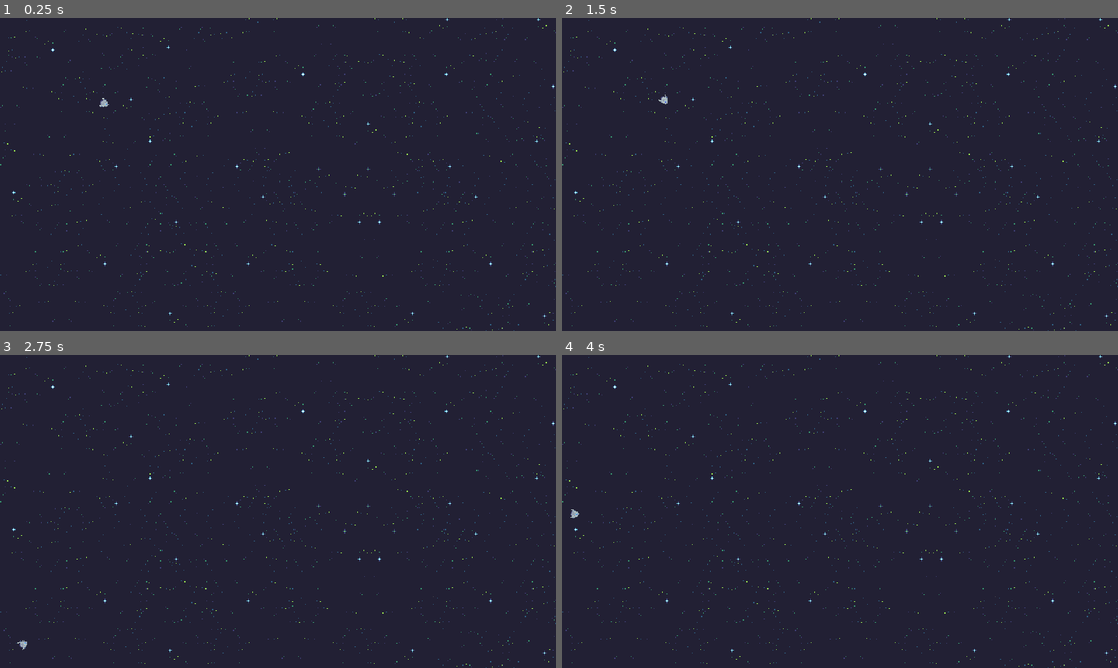
Above: before the commit, frames 1-4 (two rows, left to right).
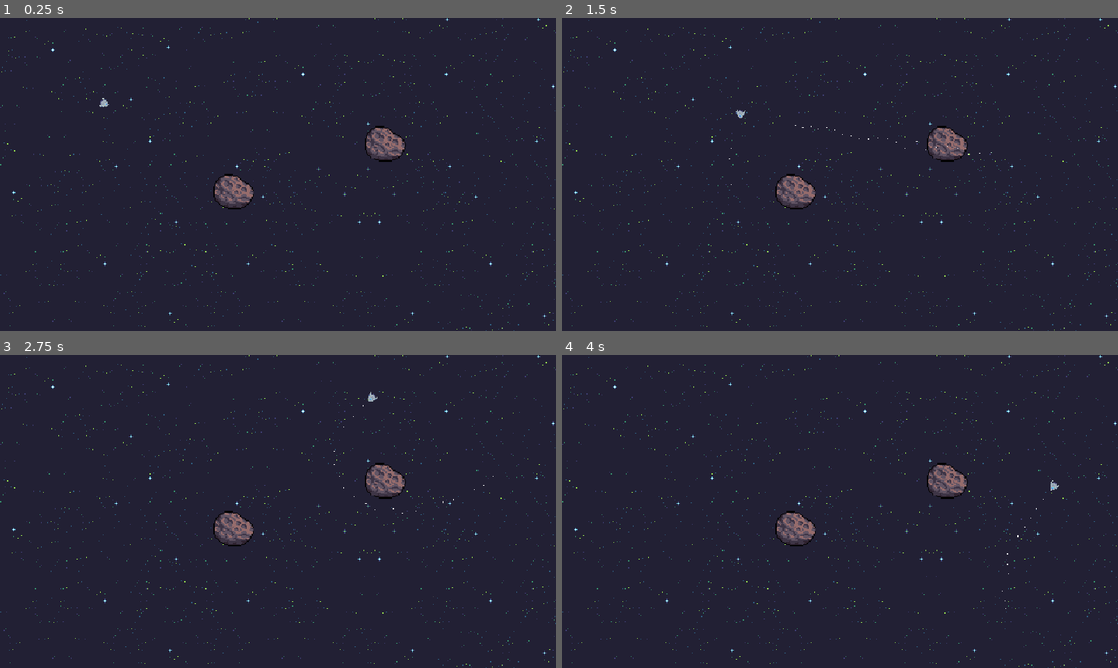
Above: after the commit, the same moments.

Repository: SlipperyJAMS/SlipperyJAMS.github.io
Game: Godot game, scene res://Scenes/Level1.tscn
Two runs of this game, one before a commit and one after it. Both use one fixed random seed, a clock stepped at 60 frames per second and the inputs below.
Inputs (mouse positions are in pixels of both pictures, inside the frame that each line leads up to):
- Up to frame 1 (0.25 s): no input
- Up to frame 2 (1.5 s): tap Enter at 0.5 s; move the mouse to (962, 158) at 0.52 s; hold Up (move_forward) 0.53-1.28 s; hold Right mouse button (shoot, bound only after the commit) 0.53-1.28 s; move the mouse to (728, 190) at 1.27 s; hold Down (move_backward) from 1.28 s (still down); right-click (728, 190) at 1.35 s
- Up to frame 3 (2.75 s): move the mouse to (333, 442) at 2.02 s; release Down (move_backward) at 2.03 s; hold Up (move_forward) from 2.03 s (still down); hold Right mouse button (shoot, bound only after the commit) from 2.03 s (still down)
- Up to frame 4 (4 s): move the mouse to (812, 574) at 2.77 s; release Right mouse button (shoot, bound only after the commit) at 2.78 s; right-click (812, 574) at 2.85 s; move the mouse to (1006, 558) at 3.52 s; release Up (move_forward) at 3.53 s; hold Down (move_backward) from 3.53 s (still down); hold Right mouse button (shoot, bound only after the commit) from 3.53 s (still down)

The runs differ from the first frame. In frame 1, 1.2% of the frame differs, in the area x 38-73%, y 34-62%; in frame 2, 1.3%, in the area x 17-78%, y 24-62%; in frame 3, 1.3%; in frame 4, 1.3%.

Commit message:
shooting

Diff:
--- /dev/null
+++ b/project/Scenes/Asteroid/CollisionShape2D.gd
@@ -0,0 +1,11 @@
+extends CollisionShape2D
+
+
+# Called when the node enters the scene tree for the first time.
+func _ready() -> void:
+	pass # Replace with function body.
+
+
+# Called every frame. 'delta' is the elapsed time since the previous frame.
+func _process(delta: float) -> void:
+	pass
--- /dev/null
+++ b/project/Scenes/Asteroid/asteroid.gd
@@ -0,0 +1,19 @@
+extends CharacterBody2D
+
+
+# Called when the node enters the scene tree for the first time.
+func _ready() -> void:
+	pass # Replace with function body.
+
+
+# Called every frame. 'delta' is the elapsed time since the previous frame.
+func _process(delta: float) -> void:
+	var screen_size = get_viewport_rect().size
+	if global_position.y < 0:
+		global_position.y = screen_size.y
+	elif global_position.y > screen_size.y:
+		global_position.y = 0
+	if global_position.x < 0:
+		global_position.x = screen_size.x
+	elif global_position.x > screen_size.x:
+		global_position.x = 0
--- /dev/null
+++ b/project/Scenes/Asteroid/asteroid.tscn
@@ -0,0 +1,21 @@
+[gd_scene load_steps=4 format=3 uid="uid://sd6nriw42dss"]
+
+[ext_resource type="Texture2D" uid="uid://cnyxnagla68lm" path="res://Scenes/Asteroid/asteroid.png" id="1_eefw8"]
+[ext_resource type="Script" path="res://Scenes/Asteroid/asteroid.gd" id="1_xbdbd"]
+
+[sub_resource type="CapsuleShape2D" id="CapsuleShape2D_fj2kx"]
+radius = 17.4272
+height = 44.7192
+
+[node name="Asteroid" type="CharacterBody2D"]
+motion_mode = 1
+script = ExtResource("1_xbdbd")
+
+[node name="Sprite2D" type="Sprite2D" parent="."]
+texture = ExtResource("1_eefw8")
+
+[node name="CollisionShape2D" type="CollisionShape2D" parent="."]
+position = Vector2(-2, 1)
+rotation = 2.02458
+skew = -0.0453786
+shape = SubResource("CapsuleShape2D_fj2kx")
--- /dev/null
+++ b/project/Scenes/Bullet/bullet.gd
@@ -0,0 +1,12 @@
+extends Area2D
+
+@export var speed := 400.0
+
+var movement_vector := Vector2(0, -1)
+
+func _physics_process(delta: float) -> void:
+	global_position += movement_vector.rotated(rotation + 1.35 + randf_range(0.1, 0.3)) * speed * delta
+
+
+func _on_visible_on_screen_notifier_2d_screen_exited() -> void:
+	queue_free()
--- /dev/null
+++ b/project/Scenes/Bullet/bullet.tscn
@@ -0,0 +1,23 @@
+[gd_scene load_steps=4 format=3 uid="uid://bqhsfwlv06ycw"]
+
+[ext_resource type="Texture2D" uid="uid://b6uhf60jb3ise" path="res://Scenes/Bullet/bullet.png" id="1_fmh3t"]
+[ext_resource type="Script" path="res://Scenes/Bullet/bullet.gd" id="1_wb0ex"]
+
+[sub_resource type="RectangleShape2D" id="RectangleShape2D_i82yu"]
+size = Vector2(1, 1)
+
+[node name="Bullet" type="Area2D"]
+collision_layer = 8
+collision_mask = 5
+script = ExtResource("1_wb0ex")
+
+[node name="Sprite2D" type="Sprite2D" parent="."]
+texture = ExtResource("1_fmh3t")
+
+[node name="CollisionShape2D" type="CollisionShape2D" parent="."]
+shape = SubResource("RectangleShape2D_i82yu")
+
+[node name="VisibleOnScreenNotifier2D" type="VisibleOnScreenNotifier2D" parent="."]
+scale = Vector2(0.05, 0.05)
+
+[connection signal="screen_exited" from="VisibleOnScreenNotifier2D" to="." method="_on_visible_on_screen_notifier_2d_screen_exited"]
--- /dev/null
+++ b/project/Scenes/Level1.gd
@@ -0,0 +1,11 @@
+extends Node2D
+
+@onready var bullets = $Projectiles
+@onready var player = $PlayerShip
+
+func _ready():
+	player.connect("bullet_shot", _on_player_bullet_shot)
+
+
+func _on_player_bullet_shot(bullet):
+	bullets.add_child(bullet)
--- a/project/Scenes/Level1.tscn
+++ b/project/Scenes/Level1.tscn
@@ -1,10 +1,13 @@
-[gd_scene load_steps=4 format=3 uid="uid://bnrmdt8k3b56x"]
+[gd_scene load_steps=6 format=3 uid="uid://bnrmdt8k3b56x"]
 
+[ext_resource type="Script" path="res://Scenes/Level1.gd" id="1_w72yx"]
 [ext_resource type="Texture2D" uid="uid://byctvpmns5scs" path="res://Background.png" id="1_xbo72"]
 [ext_resource type="PackedScene" uid="uid://cot5t4cnf1s73" path="res://Scenes/Player/playership.tscn" id="2_rru1e"]
 [ext_resource type="PackedScene" uid="uid://vai8bowcsave" path="res://Scenes/Game_camera/game_camera.tscn" id="3_v88en"]
+[ext_resource type="PackedScene" uid="uid://sd6nriw42dss" path="res://Scenes/Asteroid/asteroid.tscn" id="4_4bly1"]
 
-[node name="Node2D" type="Node2D"]
+[node name="Level1" type="Node2D"]
+script = ExtResource("1_w72yx")
 
 [node name="Sprite2D" type="Sprite2D" parent="."]
 position = Vector2(236, 188)
@@ -15,3 +18,11 @@
 
 [node name="GameCamera" parent="." instance=ExtResource("3_v88en")]
 position = Vector2(320, 180)
+
+[node name="Asteroid" parent="." instance=ExtResource("4_4bly1")]
+position = Vector2(444, 144)
+
+[node name="Asteroid2" parent="." instance=ExtResource("4_4bly1")]
+position = Vector2(269, 199)
+
+[node name="Projectiles" type="Node" parent="."]
--- a/project/Scenes/Player/playership.gd
+++ b/project/Scenes/Player/playership.gd
@@ -1,18 +1,29 @@
 extends CharacterBody2D
+
+signal bullet_shot(bullet)
 
 var max_speed = 200
 var acceleration = 200
 
-func _ready() -> void:
-	pass # Replace with function body.
+var fireDelay = 0.01
+var vel := Vector2(0,0)
 
+@onready var muzzle = $Muzzle
+@onready var fireDelayTimer = $FireDelayTimer
+
+var bullet_scene = preload("res://Scenes/Bullet/bullet.tscn")
+
+func _process(delta):
+	if Input.is_action_pressed("shoot") and fireDelayTimer.is_stopped() :
+		fireDelayTimer.start(fireDelay)
+
+		shoot_bullet()
 
 func _physics_process(delta):
 	look_at(get_global_mouse_position())
 	var input_vector := Vector2(0, Input.get_axis("move_forward", "move_backward"))
-	velocity += input_vector.rotated(rotation + 1.57) * acceleration * delta
+	velocity += input_vector.rotated(rotation + 1.5708) * acceleration * delta
 	velocity = velocity.limit_length(max_speed)
-
 
 	if input_vector.y == 0:
 		velocity = velocity.move_toward(Vector2.ZERO, 0.3)
@@ -28,3 +39,9 @@
 		global_position.x = screen_size.x
 	elif global_position.x > screen_size.x:
 		global_position.x = 0
+
+func shoot_bullet():
+	var b = bullet_scene.instantiate()
+	b.global_position = muzzle.global_position
+	b.rotation = rotation
+	emit_signal("bullet_shot", b)
--- a/project/Scenes/Player/playership.tscn
+++ b/project/Scenes/Player/playership.tscn
@@ -7,6 +7,8 @@
 radius = 4.0
 
 [node name="PlayerShip" type="CharacterBody2D" groups=["Player"]]
+collision_layer = 2
+collision_mask = 5
 script = ExtResource("1_emit4")
 
 [node name="Sprite2D" type="Sprite2D" parent="."]
@@ -15,3 +17,9 @@
 
 [node name="CollisionShape2D" type="CollisionShape2D" parent="."]
 shape = SubResource("CircleShape2D_x60sn")
+
+[node name="Muzzle" type="Node2D" parent="."]
+position = Vector2(5, 0)
+
+[node name="FireDelayTimer" type="Timer" parent="."]
+one_shot = true
--- a/project/project.godot
+++ b/project/project.godot
@@ -37,7 +37,6 @@
 "events": [Object(InputEventKey,"resource_local_to_scene":false,"resource_name":"","device":0,"window_id":0,"alt_presse …(181 unchanged characters)…
 , Object(InputEventJoypadButton,"resource_local_to_scene":false,"resource_name":"","device":-1,"button_index":1,"pressure":0.0,"pressed":false,"script":null)
 , Object(InputEventKey,"resource_local_to_scene":false,"resource_name":"","device":0,"window_id":0,"alt_pressed":false,"shift_pressed":false,"ctrl_pressed":false,"meta_pressed":false,"pressed":false,"keycode":0,"physical_keycode":83,"key_label":0,"unicode":0,"echo":false,"script":null)
-, Object(InputEventMouseButton,"resource_local_to_scene":false,"resource_name":"","device":-1,"window_id":0,"alt_pressed":false,"shift_pressed":false,"ctrl_pressed":false,"meta_pressed":false,"button_mask":0,"position":Vector2(0, 0),"global_position":Vector2(0, 0),"factor":1.0,"button_index":2,"canceled":false,"pressed":false,"double_click":false,"script":null)
 ]
 }
 brake={
@@ -46,6 +45,18 @@
 , Object(InputEventJoypadButton,"resource_local_to_scene":false,"resource_name":"","device":-1,"button_index":9,"pressure":0.0,"pressed":false,"script":null)
 ]
 }
+shoot={
+"deadzone": 0.5,
+"events": [Object(InputEventMouseButton,"resource_local_to_scene":false,"resource_name":"","device":-1,"window_id":0,"alt_pressed":false,"shift_pressed":false,"ctrl_pressed":false,"meta_pressed":false,"button_mask":0,"position":Vector2(0, 0),"global_position":Vector2(0, 0),"factor":1.0,"button_index":2,"canceled":false,"pressed":false,"double_click":false,"script":null)
+]
+}
+
+[layer_names]
+
+2d_physics/layer_1="world"
+2d_physics/layer_2="player"
+2d_physics/layer_3="asteroids"
+2d_physics/layer_4="projectiles"
 
 [rendering]
 
Binary file added: project/Scenes/Asteroid/asteroid.png
Not shown, added: project/Scenes/Asteroid/asteroid.png.import
Binary file added: project/Scenes/Bullet/bullet.png
Not shown, added: project/Scenes/Bullet/bullet.png.import
